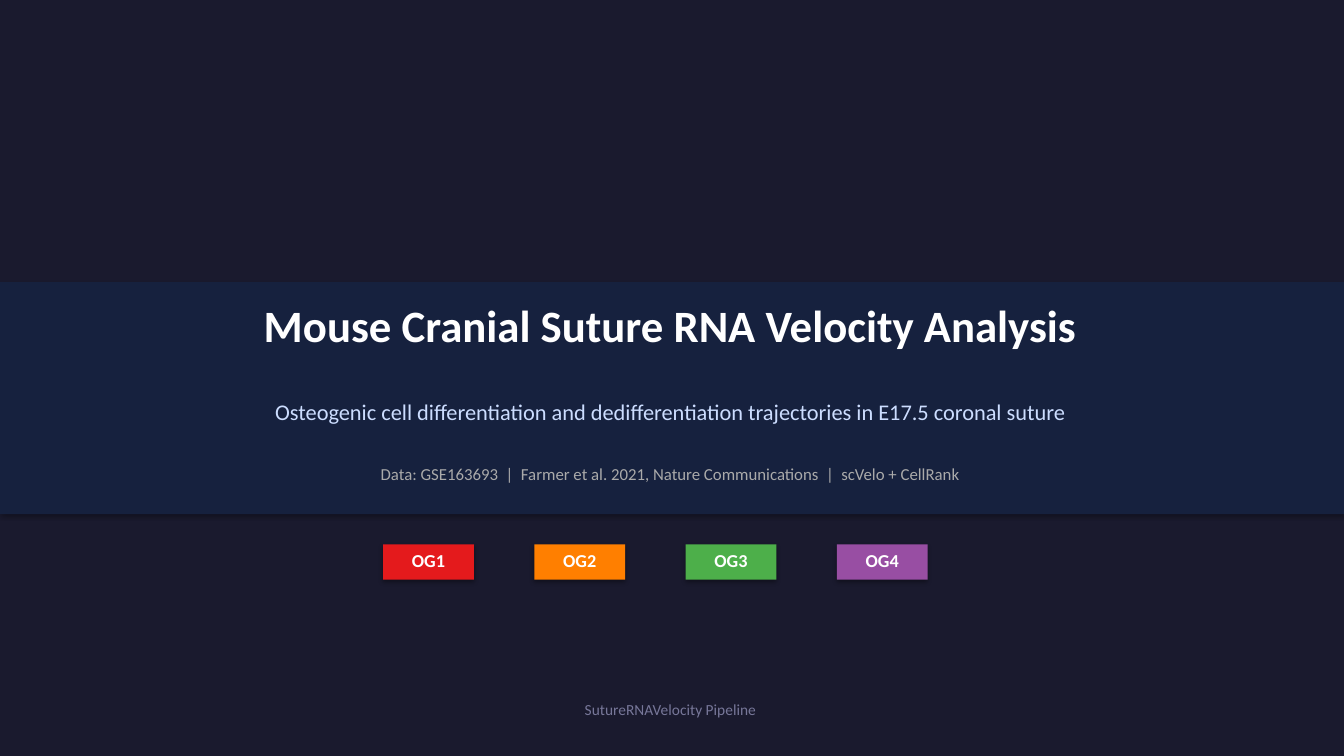
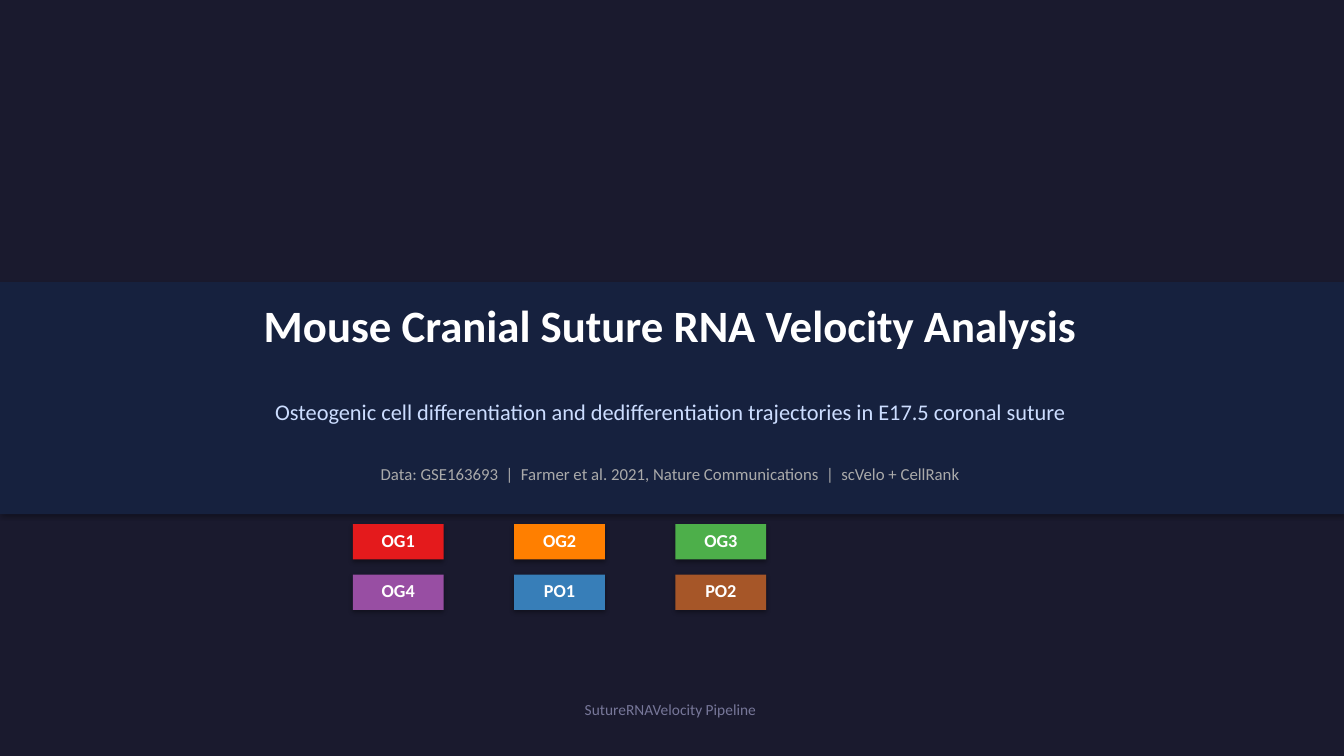
Before and after one commit to miuraTakashi/SutureRNAVelocity, a slide deck: slide 1 of SutureRNAVelocity_Results.pptx. Drawn at 1344x756 pixels with LibreOffice and Linux fonts; fonts in the diff are those of the drawing. Boxes give left, top, right and bottom in pixels: in the first picture for what was removed or moved away, otherwise in the second. Text is boxed around its words. In the diff, an @@ line names an element or a change of style, - is before the commit and + after.

```diff
--- a/SutureRNAVelocity_Results.pptx
+++ b/SutureRNAVelocity_Results.pptx
@@ text "OG1": place and size @@
-text "OG1" at [412,555,445,567]
+text "OG1" at [382,535,415,547]
@@ rectangle: place and size @@
-rectangle at [383,544,474,580]
+rectangle at [353,524,444,560]
@@ text "OG2": place and size @@
-text "OG2" at [563,555,596,567]
+text "OG2" at [543,535,576,547]
@@ rectangle: place and size @@
-rectangle at [534,544,625,580]
+rectangle at [514,524,605,560]
@@ text "OG3": place and size @@
-text "OG3" at [714,555,747,567]
+text "OG3" at [704,535,737,547]
@@ rectangle: place and size @@
-rectangle at [686,544,776,580]
+rectangle at [676,524,766,560]
@@ text "OG4": place and size @@
-text "OG4" at [866,555,899,567]
+text "OG4" at [382,585,415,597]
@@ rectangle: place and size @@
-rectangle at [837,544,928,580]
+rectangle at [353,575,444,610]
@@ rectangle added at [514,575,605,610], fill #377EB8 @@
@@ text added at [544,585,575,597], 13 pt, text #FFFFFF, bold @@
+PO1
@@ rectangle added at [676,575,766,610], fill #A65628 @@
@@ text added at [705,585,736,597], 13 pt, text #FFFFFF, bold @@
+PO2
```
Also in this commit, not shown: 6 other slides changed, 16 other files.
